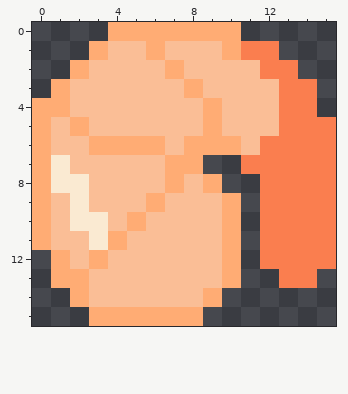
A pixel-art sprite gets an edit: images/shrimp_bottom.png. Above: the version before the commit.
The file is 16x16 pixels.
The same view after the edit:
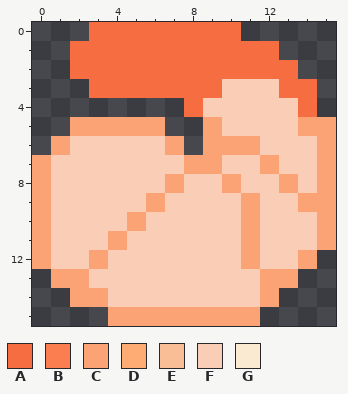
Palette (. is transparent): A #f66d42  B #fa7e4f  C #fca375  D #ffac74  E #fabe96  F #facdb6  G #faead2
The edit:
Changed rows in their new state; - is an unchanged pixel.
first column x 0:
 0 ---AAAAAAAA-----
 1 --AAAAAAAAAAA---
 2 --AAAAAAAAAAAA--
 3 -..AAAAAAAFFFAA-
 4 ........AFFFFFA-
 5 ..CCCCC..CFFFFCC
 6 .CFFFFFC.CCCFFFC
 7 CFFFFFFFCCFFCFFC
 8 CFFFFFFCFFCFFCFC
 9 CFFFFFCFFFFCFFCC
10 CFFFFCFFFFFCFFFC
11 CFFFCFFFFFFCFFFC
12 CFFCFFFFFFFCFFC.
13 -CCFFFFFFFFFCC.-
14 --CCFFFFFFFFC---
15 ---.CCCCCCCC----
